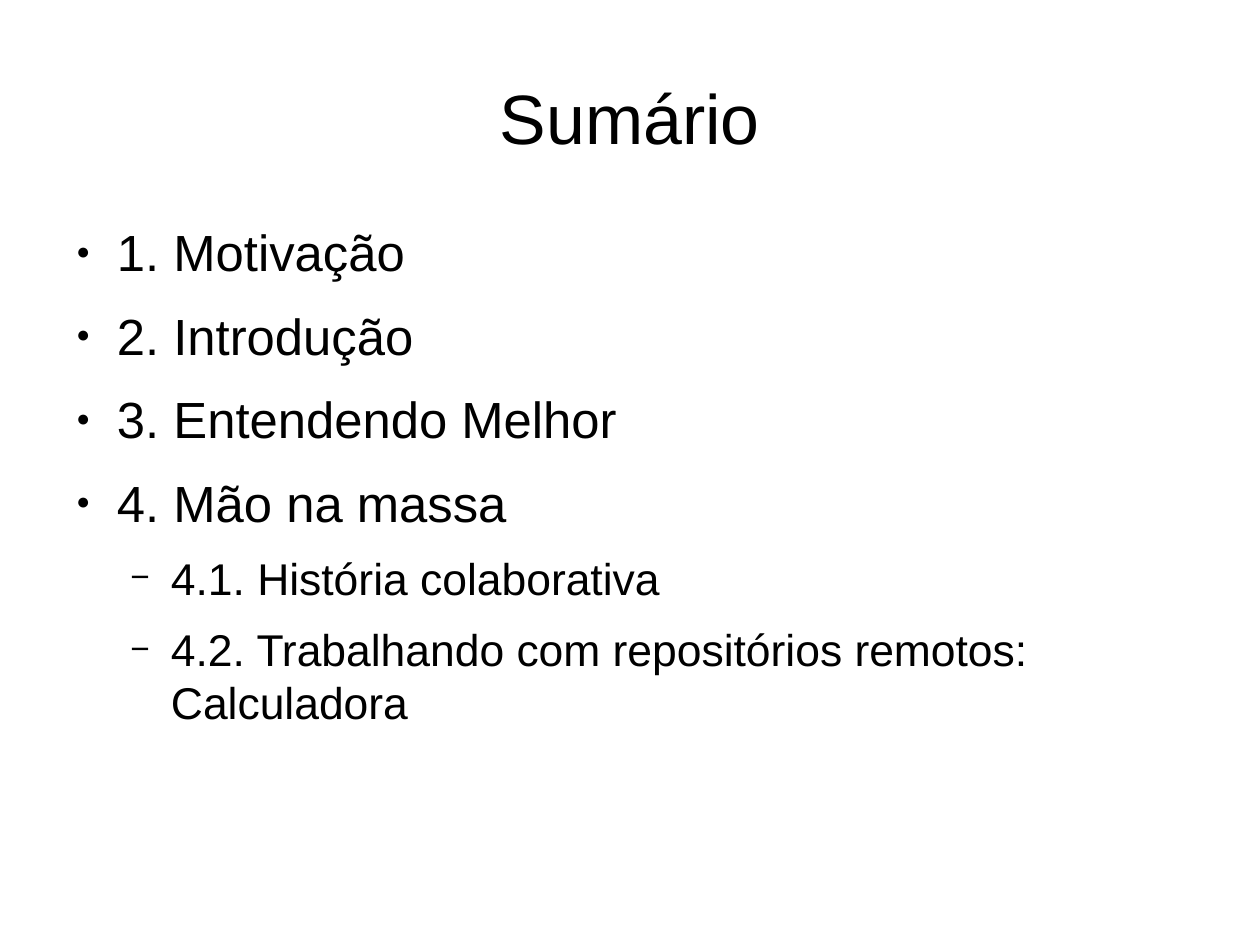
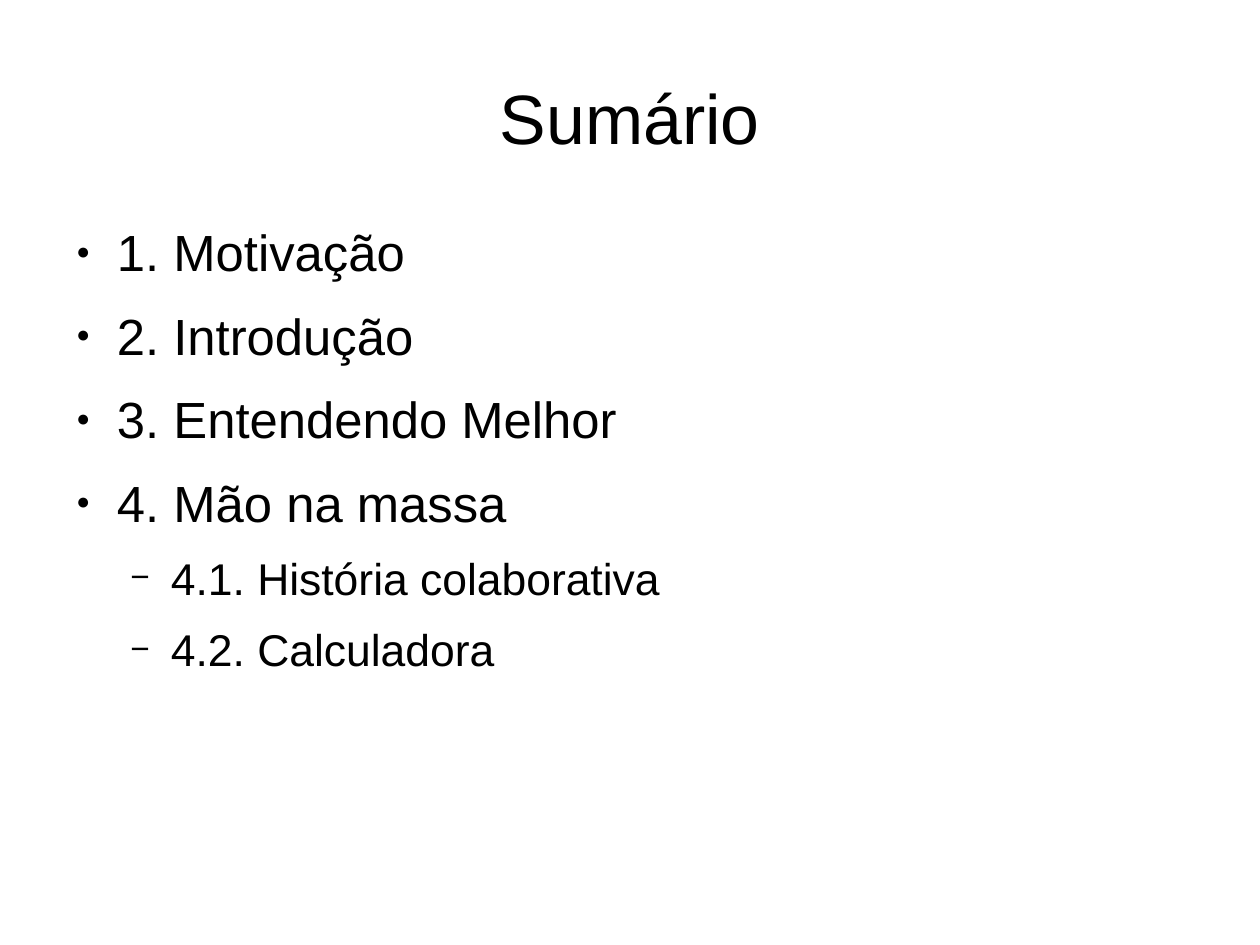
Before and after one commit to LucasElArruda/treinamento_git, a slide deck: slide 2 of capacita_git.odp. Drawn at 1260x945 pixels with LibreOffice and Linux fonts; fonts in the diff are those of the drawing. Boxes give left, top, right and bottom in pixels: in the first picture for what was removed or moved away, otherwise in the second. Text is boxed around its words. In the diff, an @@ line names an element or a change of style, - is before the commit and + after.

```diff
--- a/capacita_git.odp
+++ b/capacita_git.odp
@@ text at [171, 633, 494, 667]: text changed @@
-  − 4.2. Trabalhando com repositórios remotos: Calculadora
+  − 4.2. Calculadora
```
Also in this commit, not shown: 1 other slide changed, 1 slide added.
